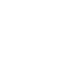
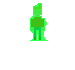
Layers edited between the first and the second 75×70 image:
added layer "id20" above "id19" over [left=30, top=3, right=48, bottom=41]
